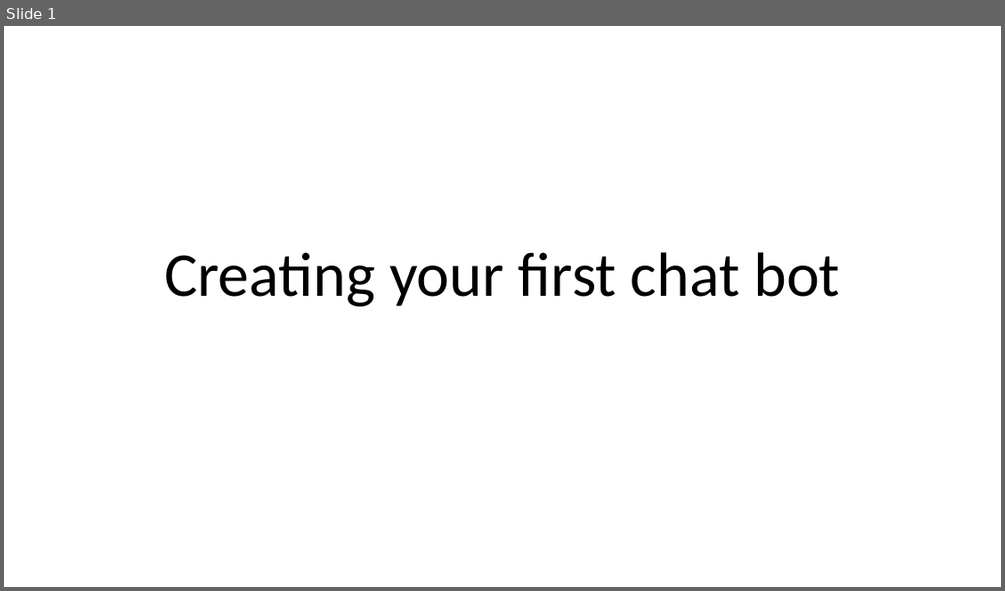
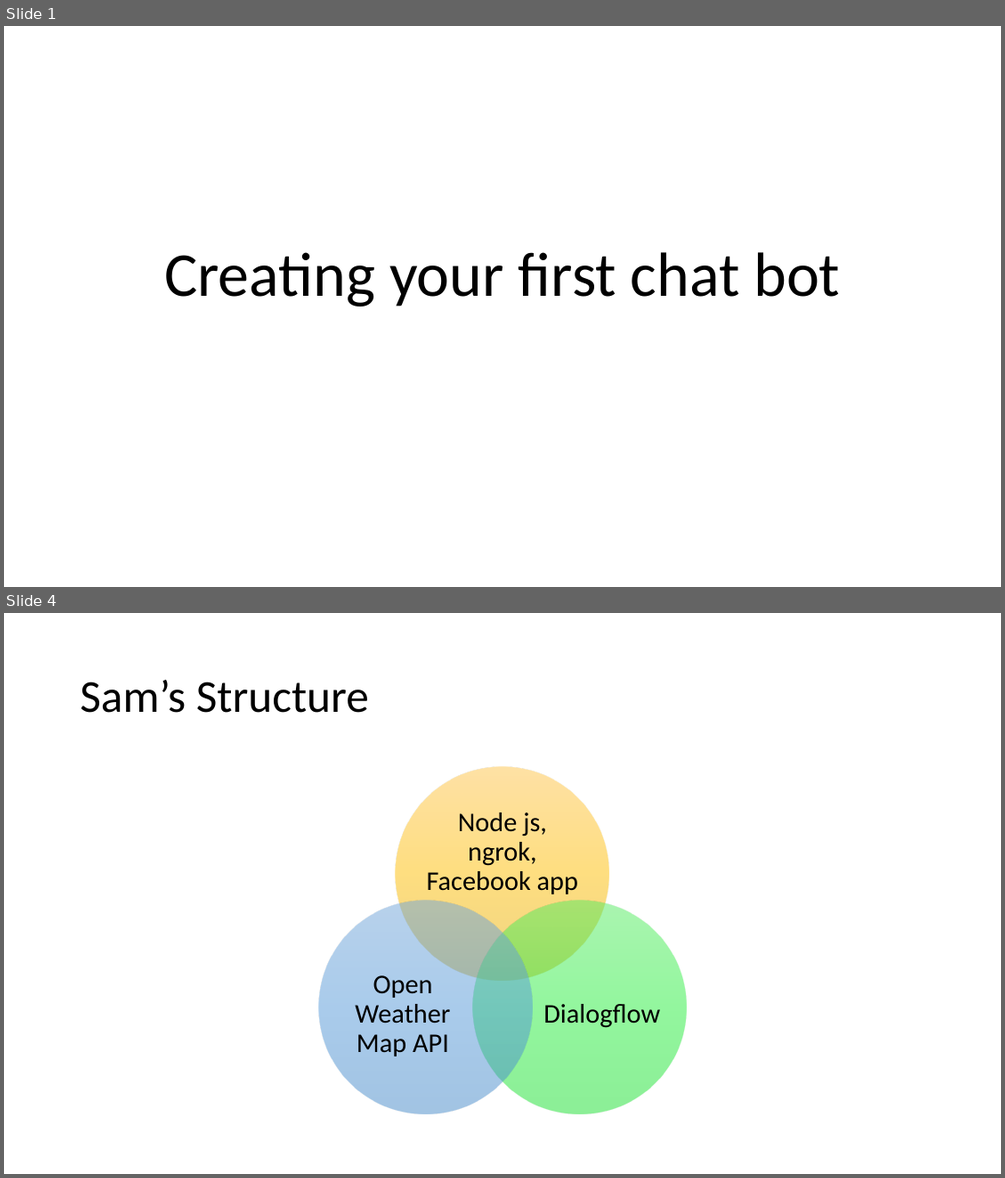
Before and after one commit to M1ck3yS3c/sam_bot, a slide deck: MessengerBotCreation.pptx. Shown one above the other, each under a label of ours: slide 1 before the commit, slides 1 and 4 after it; the slides between them are not shown. The pictures are 1005x591 and 1005x1178 pixels, drawn with LibreOffice and Linux fonts; fonts in the diff are those of the drawing. Boxes give left, top, right and bottom in pixels: in the first picture for what was removed or moved away, otherwise in the second. Text is boxed around its words. In the diff, an @@ line names an element or a change of style, - is before the commit and + after.

```diff
--- a/MessengerBotCreation.pptx
+++ b/MessengerBotCreation.pptx
@@ slide 4 added at box(4, 613, 1001, 1174), background #FFFFFF @@
@@ title added at box(80, 680, 369, 713), 44 pt, text #000000 @@
+Sam’s Structure
@@ group added at box(319, 767, 687, 1114): 3 ellipses, 3 texts @@
+Node js, ngrok, Facebook app
+Dialogflow
+Open Weather Map API
```
Also in this commit, not shown: 1 slide changed, 2 other slides added.
